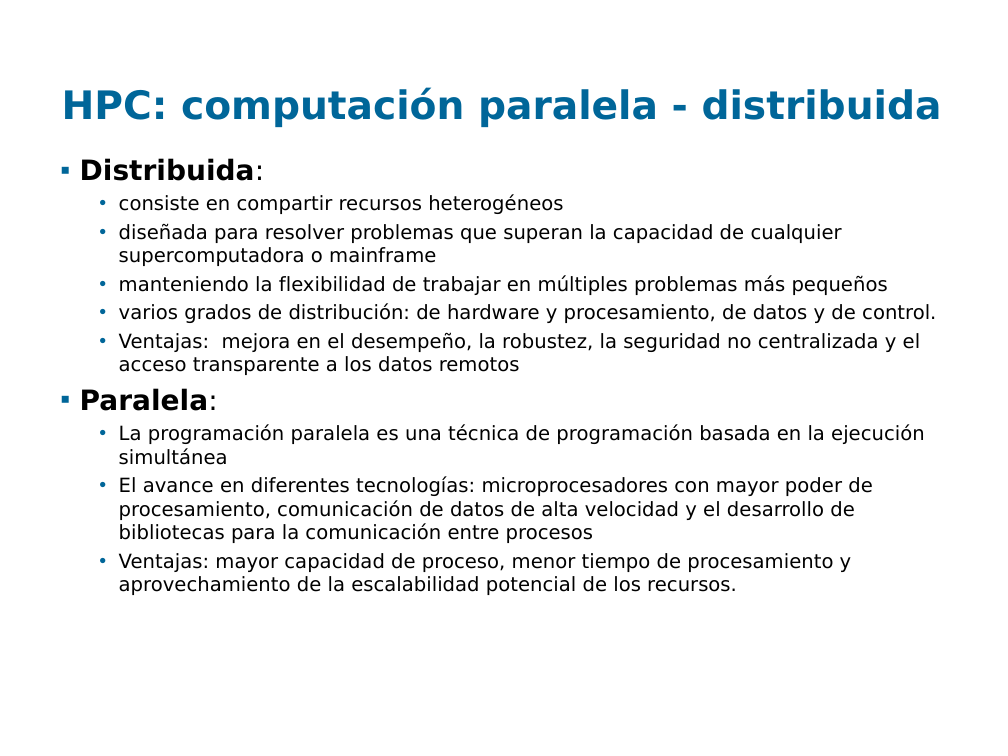
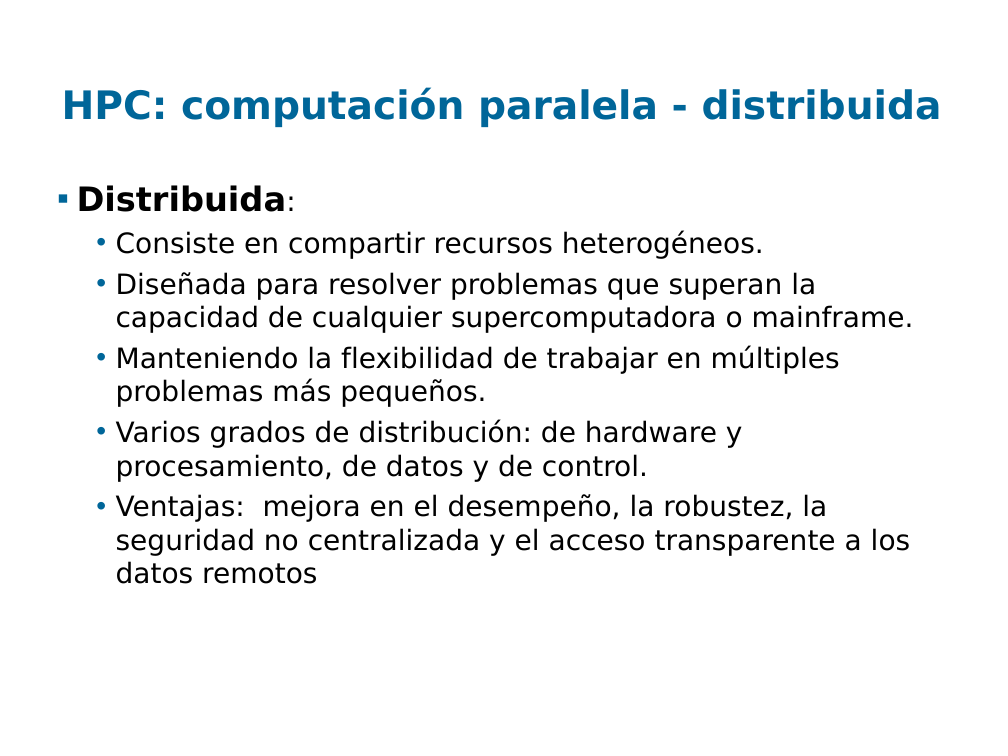
Before and after one commit to santiago-iturriaga/pgruso2007, a slide deck: slide 8 of Documentacion/Presentación Fenton - Paulo.ppt. Drawn at 1008x756 pixels with LibreOffice and Linux fonts; fonts in the diff are those of the drawing; background and template pictures are left out. Boxes give left, top, right and bottom in pixels: in the first picture for what was removed or moved away, otherwise in the second. Text is boxed around its words. In the diff, an @@ line names an element or a change of style, - is before the commit and + after.

```diff
--- a/Documentacion/Presentación Fenton - Paulo.ppt
+++ b/Documentacion/Presentación Fenton - Paulo.ppt
@@ text "Distribuida:": place and size @@
-text "Distribuida:" at [80, 158, 936, 595]
+text "Distribuida:" at [77, 185, 914, 584]
@@ text at [77, 185, 911, 584]: size 20 to 24 pt in "Distribuida:"; size 14 to 20 pt in "Ventajas: mejora en el desempeño, la robustez, ..."; more space between paragraphs @@
@@ text at [116, 231, 914, 482]: text changed; size 14 to 20 pt @@
-  • consiste en compartir recursos heterogéneos
-  • diseñada para resolver problemas que superan la capacidad de cualquier supercomputadora o mainframe
-  • manteniendo la flexibilidad de trabajar en múltiples problemas más pequeños
-  • varios grados de distribución: de hardware y procesamiento, de datos y de control.
+  • Consiste en compartir recursos heterogéneos.
+  • Diseñada para resolver problemas que superan la capacidad de cualquier supercomputadora o mainframe.
+  • Manteniendo la flexibilidad de trabajar en múltiples problemas más pequeños.
+  • Varios grados de distribución: de hardware y procesamiento, de datos y de control.
@@ text at [80, 388, 924, 595]: paragraphs removed @@
-▪ Paralela:
-  • La programación paralela es una técnica de programación basada en la ejecución simultánea
-  • El avance en diferentes tecnologías: microprocesadores con mayor poder de procesamiento, comunicación de datos de alta velocidad y el desarrollo de bibliotecas para la comunicación entre procesos
-  • Ventajas: mayor capacidad de proceso, menor tiempo de procesamiento y aprovechamiento de la escalabilidad potencial de los recursos.
```
Also in this commit, not shown: 6 other slides changed, 1 slide added, 1 other file.
